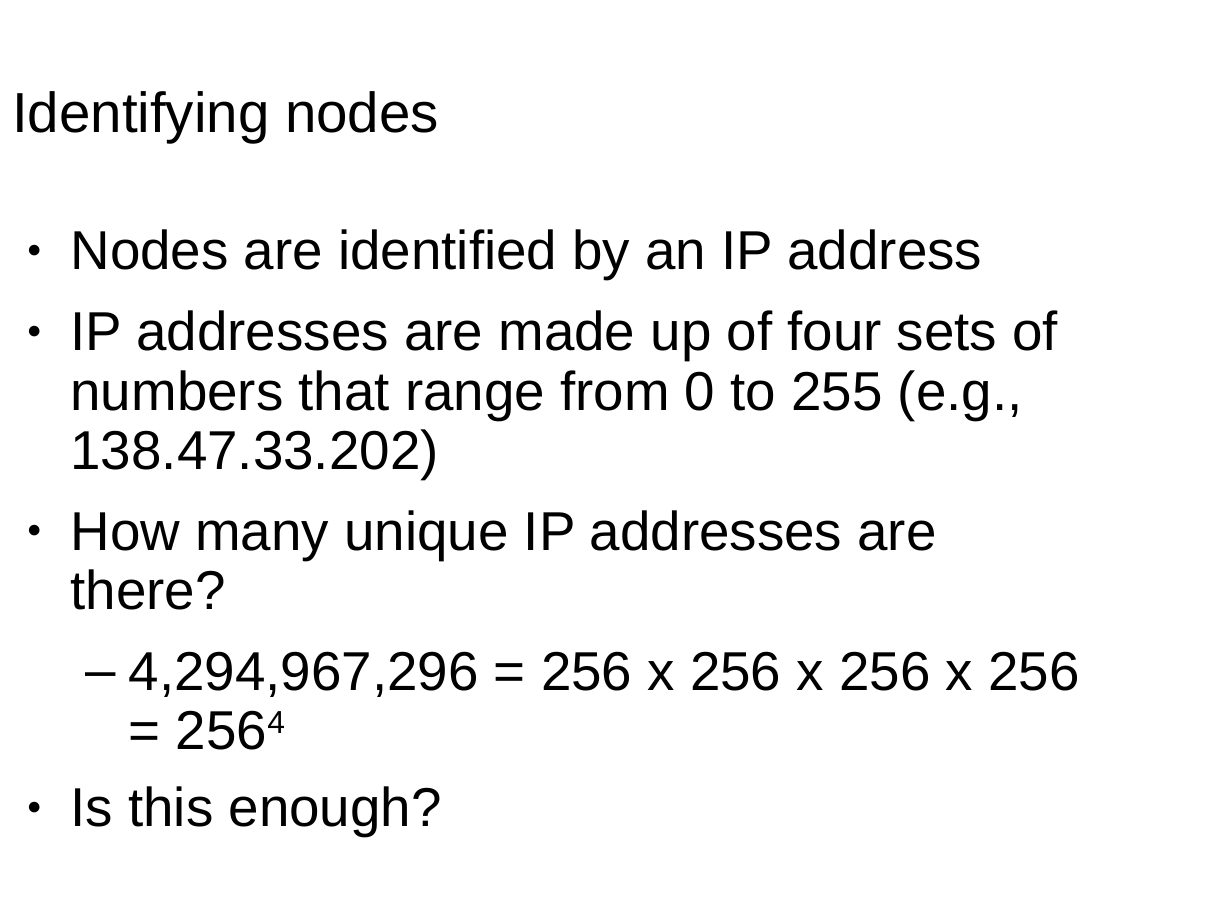
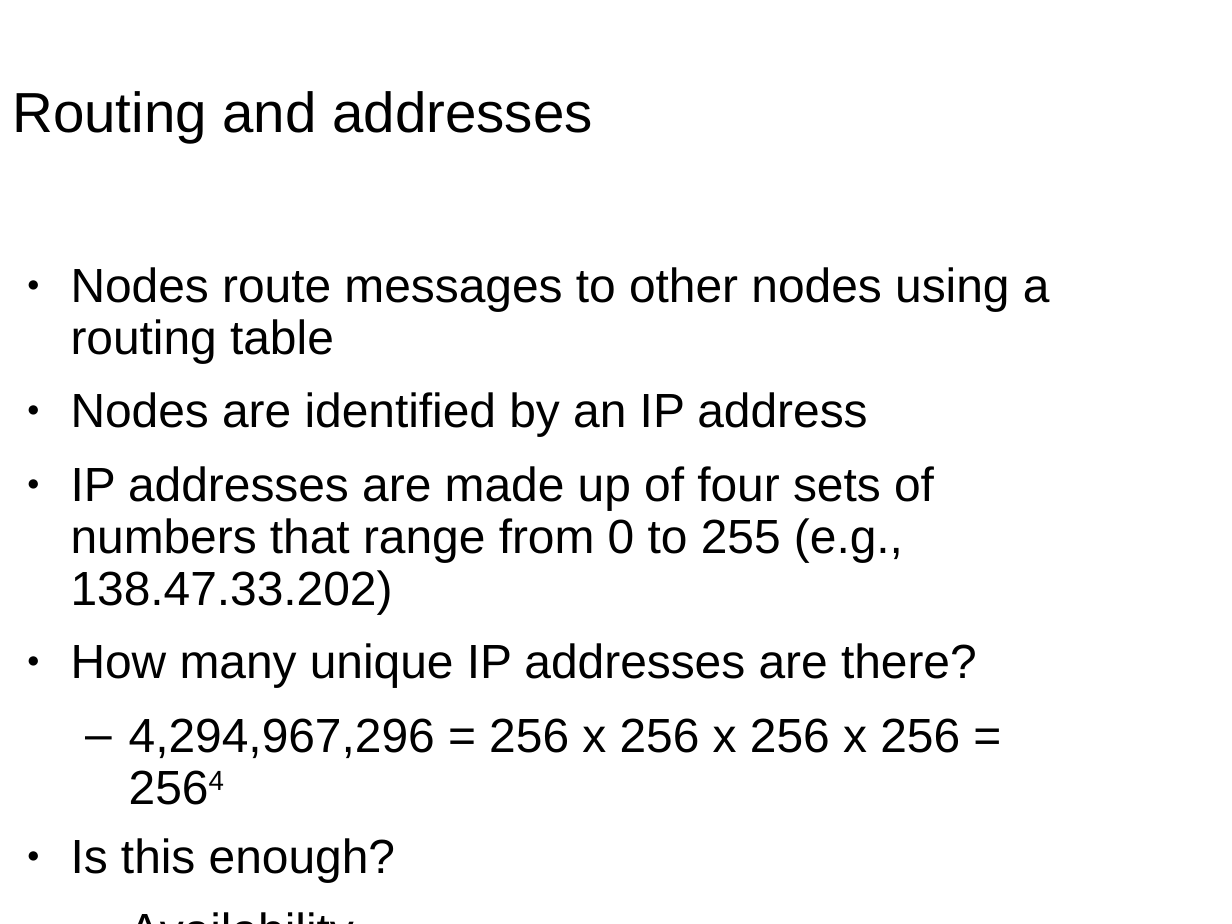
Before and after one commit to wu4f/cyberpdx-crypto, a slide deck: slide 8 of www/static/NetWorkProtocolsLecture4.pptx (slide 10 before the commit). Drawn at 1232x924 pixels with LibreOffice and Linux fonts; fonts in the diff are those of the drawing. Boxes give left, top, right and bottom in pixels: in the first picture for what was removed or moved away, otherwise in the second. Text is boxed around its words. In the diff, an @@ line names an element or a change of style, - is before the commit and + after.

```diff
--- a/www/static/NetWorkProtocolsLecture4.pptx
+++ b/www/static/NetWorkProtocolsLecture4.pptx
@@ title removed at box(12, 91, 439, 142) @@
-Identifying nodes
@@ title added at box(12, 91, 592, 142), 33 pt, text #000000 @@
+Routing and addresses
@@ text at box(71, 267, 1050, 882): paragraph added @@
+  – Availability
@@ text "Nodes route messages to other ...": place and size @@
-text "Nodes route messages to other ..." at box(71, 229, 1079, 697)
+text "Nodes route messages to other ..." at box(71, 267, 1050, 882)
@@ text at box(71, 267, 1050, 363): paragraph added @@
+● Nodes route messages to other nodes using a routing table
@@ text at box(71, 392, 977, 882): size 32 to 28 pt in "Nodes are identified by an IP address", "IP addresses are made up of four ...", "How many unique IP addresses are there?", "4,294,967,296 = 256 x 256 x 256 ..." and 1 more places @@
```
Also in this commit, not shown: 9 other slides changed, 2 slides added, 9 slides removed, 4 other files.
